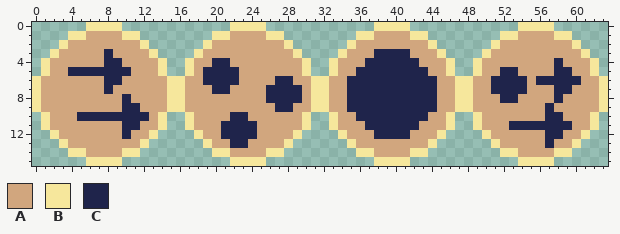
Two versions of one pixel-art sprite, src/art/upgrades.png. The first picture shows the starting point.
The file is 64x16 pixels.
Palette (. is transparent): A #d1a67e  B #f6e79c  C #1f244b
Pixels before, first column x 0:
 0 ......BBBB............BBBB............BBBB............BBBB......
 1 ....BBAAAABB........BBAAAABB........BBAAAABB........BBAAAABB....
 2 ...BAAAAAAAAB......BAAAAAAAAB......BAAAAAAAAB......BAAAAAAAAB...
 3 ..BAAAAACAAAAB....BAAAAAAAAAAB....BAAACCCCAAAB....BAAAAAAAAAAB..
 4 .BAAAAAACCAAAAB..BAACCAAAAAAAAB..BAAACCCCCCAAAB..BAAAAAAAACAAAB.
 5 .BAACCCCCCCAAAB..BACCCCAAAAAAAB..BAACCCCCCCCAAB..BAACCAAAACCAAB.
 6 BAAAAAAACCAAAAABBAACCCCAAAACCAABBAACCCCCCCCCCAABBAACCCCACCCCCAAB
 7 BAAAAAAACAAAAAABBAAACCAAAACCCCABBAACCCCCCCCCCAABBAACCCCAAACCAAAB
 8 BAAAAAAAAACAAAABBAAAAAAAAACCCCABBAACCCCCCCCCCAABBAAACCAAAACAAAAB
 9 BAAAAAAAAACCAAABBAAAAAAAAAACCAABBAACCCCCCCCCCAABBAAAAAAAACAAAAAB
10 .BAAACCCCCCCCAB..BAAAACCAAAAAAB..BAACCCCCCCCAAB..BAAAAAAACCAAAB.
11 .BAAAAAAAACCAAB..BAAACCCCAAAAAB..BAAACCCCCCAAAB..BAAACCCCCCCAAB.
12 ..BAAAAAAACAAB....BAACCCCAAAAB....BAAACCCCAAAB....BAAAAAACCAAB..
13 ...BAAAAAAAAB......BAACCAAAAB......BAAAAAAAAB......BAAAAACAAB...
14 ....BBAAAABB........BBAAAABB........BBAAAABB........BBAAAABB....
15 ......BBBB............BBBB............BBBB............BBBB......
The same view after the edit:
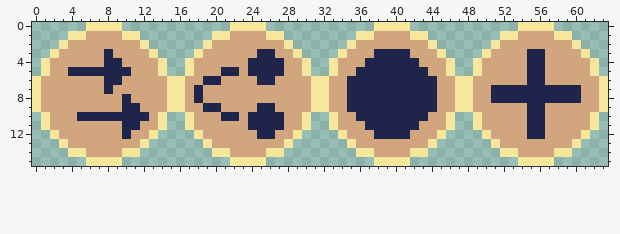
Changes in this commit:
Changed rows in their new state; - is an unchanged pixel.
first column x 18:
 3 -------CC----------------------------CC----
 4 --AA--CCCC---------------------------CC-A--
 5 -AA---CCCC------------------------AA-CC-AA-
 6 ---AA--CCAA----------------------AAAAC-AAAA
 7 C-AA----AAAA-------------------------CCC--C
 8 C-------AAAA---------------------C--CCCC-CC
 9 -CC----CCAA--------------------------CCA---
10 ---C-ACCCC---------------------------CCAA--
11 ---AAA-CCC-------------------------AA--AAA-
12 ---AAAACC----------------------------CCAA--
13 ----AA---------------------------------A---
